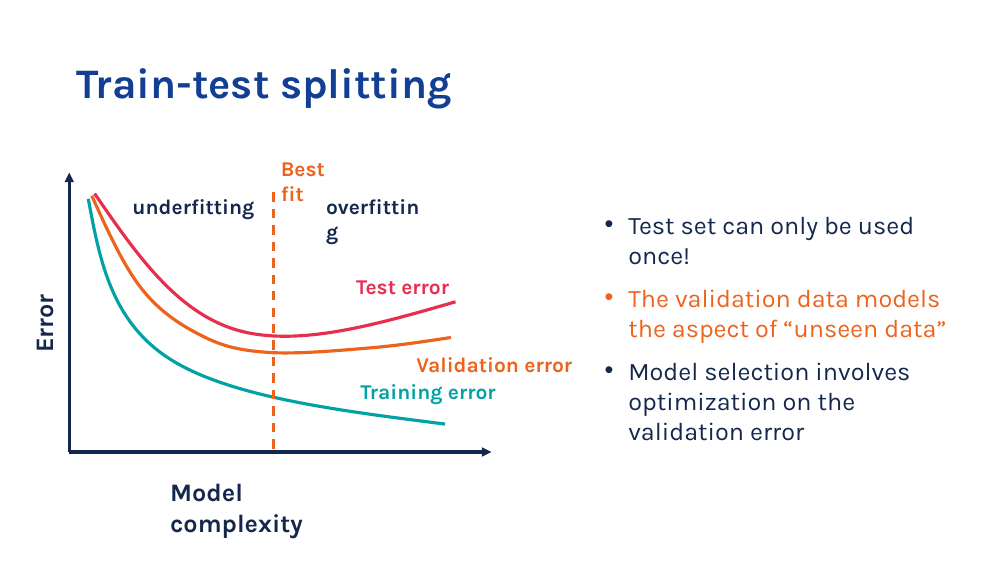
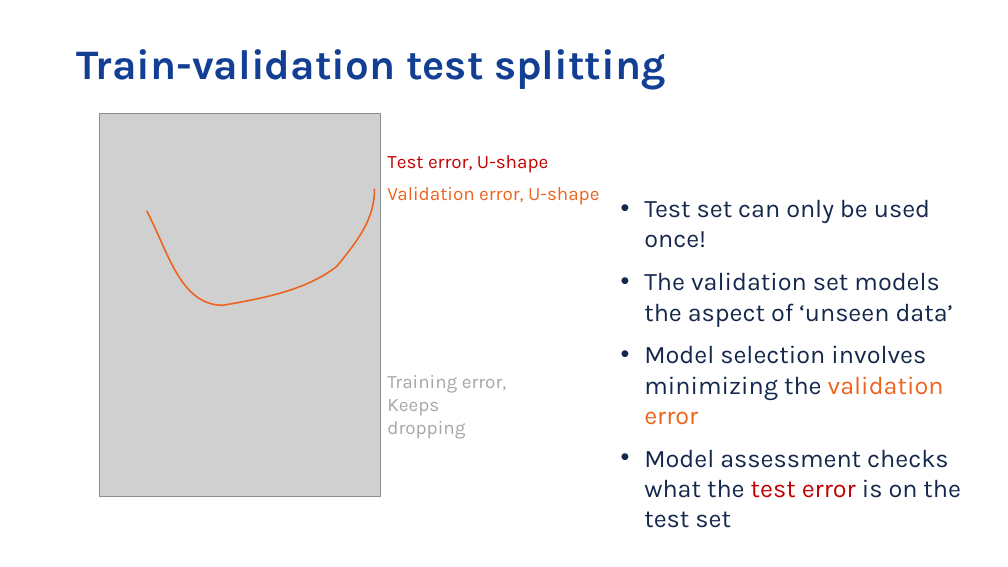
Before and after one commit to vib-training-conferences/machine-learning-and-deep-learning-fundamentals, a slide deck: slide 10 of docs/day-1-session-5-model-selection.pptx (slide 9 before the commit). Drawn at 1008x567 pixels with LibreOffice and Linux fonts; fonts in the diff are those of the drawing; grey boxes stand for pictures; background and template pictures are left out. Boxes give left, top, right and bottom in pixels: in the first picture for what was removed or moved away, otherwise in the second. Text is boxed around its words. In the diff, an @@ line names an element or a change of style, - is before the commit and + after.

```diff
--- a/docs/day-1-session-5-model-selection.pptx
+++ b/docs/day-1-session-5-model-selection.pptx
@@ title at <box>77,49,666,90</box>: text changed @@
-Train-test splitting
+Train-validation test splitting
@@ picture added at <box>100,113,380,497</box> @@
@@ text at <box>387,155,548,173</box>: text changed; size 20 to 18 pt; text colour #E82E4F to #C00000; bold off @@
-Test error
+Test error, U-shape
@@ freeform shape removed at <box>91,196,451,353</box> @@
@@ group removed at <box>70,162,492,452</box>: 3 texts, 2 arrows, 1 freeform shape, 1 line @@
-Best fit
-overfitting
-underfitting
@@ freeform shape: place and size @@
-freeform shape at <box>95,194,455,337</box>
+freeform shape at <box>147,189,374,306</box>
@@ freeform shape at <box>147,189,374,306</box>: outline #E82E4F 3 pt to #ED631C 1.5 pt @@
@@ text at <box>387,187,599,205</box>: text changed; size 20 to 18 pt; bold off @@
-Validation error
+Validation error, U-shape
@@ text "Test set can only be ...": place and size @@
-text "Test set can only be ..." at <box>628,216,946,441</box>
+text "Test set can only be ..." at <box>644,199,961,528</box>
@@ text removed at <box>27,299,60,350</box> @@
-Error
@@ text at <box>644,272,961,528</box>: text changed @@
-• The validation data models the aspect of “unseen data”
-• Model selection involves optimization on the validation error
+• The validation set models the aspect of ‘unseen data’
+• Model selection involves minimizing the validation error
+• Model assessment checks what the test error is on the test set
@@ text at <box>387,375,506,439</box>: text changed; size 20 to 18 pt; text colour #01A2A6 to #A6A6A6; bold off @@
-Training error
+Training error,
+Keeps dropping
@@ text removed at <box>170,483,303,538</box> @@
-Model complexity
```
Also in this commit, not shown: 7 other slides changed, 24 slides added, 2 slides removed, 13 other files.
